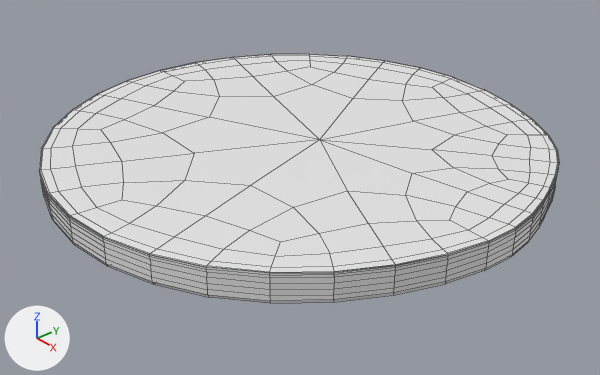
An edit to the Blender file mesh/poly/final/target.blend, drawn before and after from the same camera.
Camera for both pictures: a 50 mm camera at (2.111, -1.81, 1.376) aimed at (0.064, -0.029, -0.071). Lighting does not change. The marker at lower left points along +X, +Y and +Z. Mesh edges are drawn as thin lines.
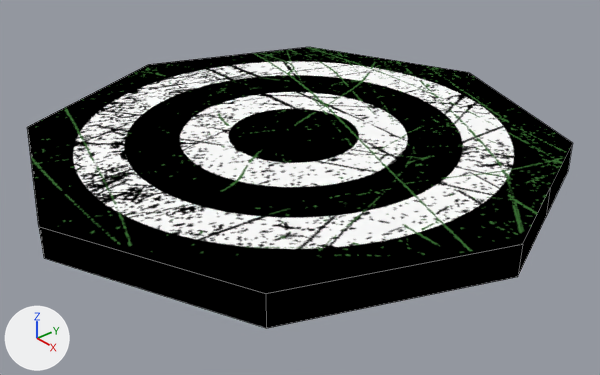
Pixel boxes [x1, y1, x2, y2] of what changed, in the pictures (600 x 375 px):
'Circle', recoloured, surface changed, modifiers changed (13% taller): before [39, 54, 559, 303]; after [27, 47, 573, 328]

What changed in the scene script:
```text
Add img_target_png:
    img_target_png = load_image('target.png', '../../../texture/Arbeitsdateien/target.png', 720, 720, 'sRGB')
Add img_target_broke_tex_png:
    img_target_broke_tex_png = load_image('target_broke_tex.png', '../../../texture/TextureBake/target_broke_tex.png', 1024, 1024, 'sRGB')
Add mat_material_001:
    mat_material_001 = bpy.data.materials.new('Material.001')
    # uses the picture img_target_broke_tex_png
    # uses the picture img_target_png
Change me_circle:
    where me_circle.from_pydata(...)  # 45 vertices, 38 faces; spans x -1.0..1.0, y -1.0..1.0, z 0.0..0.11
    used by ob_circle; location = (0.0, 0.0, 0.0)
    me_circle part 1: texture (UV) coordinates changed
    add me_circle.materials.append(mat_material_001)
Change ob_circle:
    remove _m = ob_circle.modifiers.new('Subsurf', 'SUBSURF')
    remove _m.levels = 2
```
